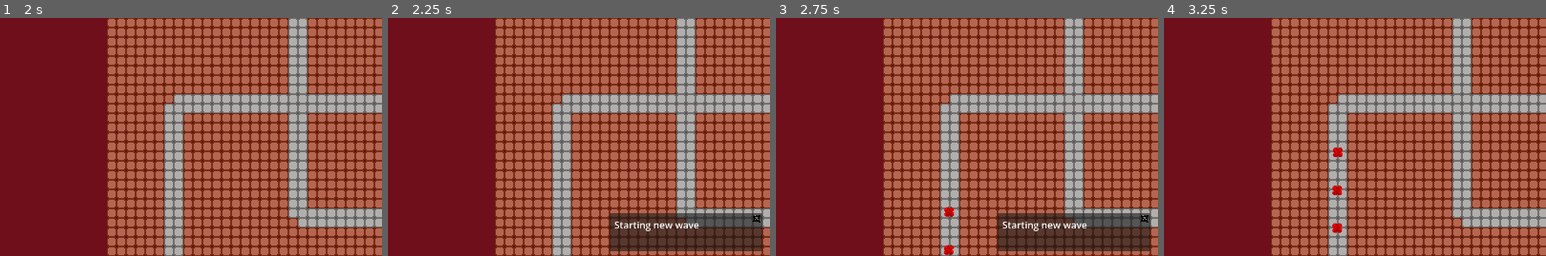
Above: before the commit, frames 1-4 (left to right).
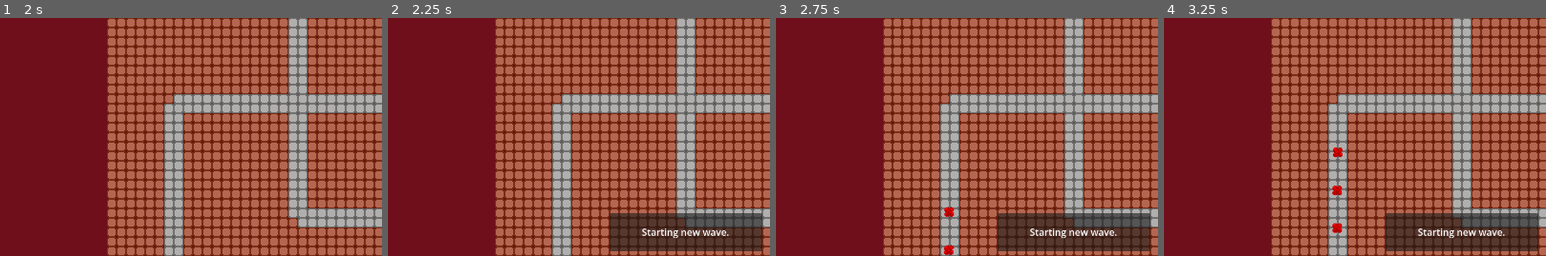
Above: after the commit, the same moments.

Repository: FrameXX/game-jam-02-2026
Game: Godot game, scene res://scenes/main_menu.tscn
Same seed, same stepped clock (60 frames per second), same inputs: the game is played once before the commit and once after it.
Inputs (mouse positions are % of the whole screen's width and height, from its top left):
- Up to frame 1 (2 s): click (24, 59) at 0.5 s; click "LEVEL 2" at 1.25 s
- Up to frame 2 (2.25 s): click "Start" at 2 s
- Up to frame 3 (2.75 s): no input
- Up to frame 4 (3.25 s): click (58, 92) at 2.77 s
The pictures show only the part of the screen within x 11-61%, y 50-100%; the shares and areas given below are measured in that part.

Frame 1 is identical in both runs. In frame 2, 0.8% of the frame differs, in the area x 59-98%, y 82-93%; in frame 3, 0.8%; in frame 4, 6.4%, in the area x 58-98%, y 82-98%.

Commit message:
improve alert message

Diff:
--- a/scenes/hud.tscn
+++ b/scenes/hud.tscn
@@ -6,7 +6,6 @@
 [ext_resource type="Texture2D" uid="uid://dkb8u1iwcskbh" path="res://assets/hole.png" id="3_5ysmq"]
 [ext_resource type="Texture2D" uid="uid://v4hoc1oxqg63" path="res://assets/plasma_shell.png" id="4_6fi6k"]
 [ext_resource type="Script" uid="uid://cvseh6wf04bii" path="res://scripts/hole_button.gd" id="5_5pdws"]
-[ext_resource type="Texture2D" uid="uid://ej3wua1cthrx" path="res://assets/cross_button.png" id="6_047uy"]
 [ext_resource type="Script" uid="uid://bash8iqglmmfh" path="res://scripts/plasma_shell_button.gd" id="7_hd3ao"]
 
 [sub_resource type="GDScript" id="GDScript_5ysmq"]
@@ -22,12 +21,6 @@
 func _process(delta: float) -> void:
 	pass
 "
-
-[sub_resource type="StyleBoxEmpty" id="StyleBoxEmpty_047uy"]
-
-[sub_resource type="StyleBoxEmpty" id="StyleBoxEmpty_5pdws"]
-
-[sub_resource type="StyleBoxEmpty" id="StyleBoxEmpty_hd3ao"]
 
 [node name="Node2D" type="Node2D" unique_id=693319808]
 
@@ -177,40 +170,13 @@
 offset_bottom = -8.0
 grow_horizontal = 2
 grow_vertical = 2
+text = "Text"
+horizontal_alignment = 1
+vertical_alignment = 1
 metadata/_edit_use_anchors_ = true
-
-[node name="CrossDialogueButton" type="Button" parent="CanvasLayer/Control/Panel" unique_id=163734659]
-layout_mode = 1
-anchors_preset = -1
-anchor_left = 1.0
-anchor_right = 1.0
-offset_left = -32.0
-offset_right = -16.0
-offset_bottom = 16.0
-grow_horizontal = 0
-theme_override_styles/normal = SubResource("StyleBoxEmpty_047uy")
-theme_override_styles/pressed = SubResource("StyleBoxEmpty_5pdws")
-theme_override_styles/hover = SubResource("StyleBoxEmpty_hd3ao")
-metadata/_edit_use_anchors_ = true
-
-[node name="TextureRect" type="TextureRect" parent="CanvasLayer/Control/Panel/CrossDialogueButton" unique_id=381637376]
-layout_mode = 1
-anchors_preset = 15
-anchor_right = 1.0
-anchor_bottom = 1.0
-offset_left = 14.0
-offset_top = 1.0
-offset_right = 14.0
-offset_bottom = 1.0
-grow_horizontal = 2
-grow_vertical = 2
-texture = ExtResource("6_047uy")
-expand_mode = 2
-stretch_mode = 6
 
 [connection signal="pressed" from="CanvasLayer/Control/Main/MarginContainer/HBoxContainer/Start" to="CanvasLayer/Control/Main" method="_on_start_pressed"]
 [connection signal="pressed" from="CanvasLayer/Control/Main/MarginContainer/HBoxContainer/Build" to="CanvasLayer/Control/Building" method="_on_build_pressed"]
 [connection signal="pressed" from="CanvasLayer/Control/Building/Button" to="CanvasLayer/Control/Main" method="_on_button_pressed_plus_10"]
 [connection signal="pressed" from="CanvasLayer/Control/Building/MarginContainer/HBoxContainer/Hole" to="CanvasLayer/Control/Building/MarginContainer/HBoxContainer/Hole" method="_on_pressed"]
 [connection signal="pressed" from="CanvasLayer/Control/Building/MarginContainer/HBoxContainer/PlasmaShell" to="CanvasLayer/Control/Building/MarginContainer/HBoxContainer/PlasmaShell" method="_on_pressed"]
-[connection signal="pressed" from="CanvasLayer/Control/Panel/CrossDialogueButton" to="CanvasLayer" method="_on_cross_dialogue_button_pressed"]
--- a/scripts/HUD_controller.gd
+++ b/scripts/HUD_controller.gd
@@ -9,9 +9,11 @@
 	panel.visible = false
 
 func show_dialog(text: String):
-	print("debug")
+	print("Showing dialog:", text)
 	label.text = text
 	panel.visible = true
+	await get_tree().create_timer(3.0).timeout
+	panel.visible = false
 
 func _on_cross_dialogue_button_pressed() -> void:
 	panel.visible = false
--- a/scripts/basic_enemy_path_follow.gd
+++ b/scripts/basic_enemy_path_follow.gd
@@ -67,7 +67,7 @@
 
 func reached_end():
 	print("U ded")
-	$"../../../../HUD/CanvasLayer".show_dialog("U ded\nReturning to level selector")
+	$"../../../../HUD/CanvasLayer".show_dialog("FEL was destroyed! :(\nReturning to level selector.")
 	await get_tree().create_timer(2.0).timeout
 	Global.base_health -= 10
 	get_tree().change_scene_to_file("res://scenes/level_menu.tscn")
--- a/scripts/game.gd
+++ b/scripts/game.gd
@@ -46,5 +46,5 @@
 
 func _on_hud_start_wave():
 	$BuildingManager.set_build_mode(false) # Lock building
-	$HUD/CanvasLayer.show_dialog("Starting new wave")
+	$HUD/CanvasLayer.show_dialog("Starting new wave.")
 	$WaveManager.start_wave($WaveManager.current_wave_index)
Not shown, added: assets/sounds/laser.mp3.import
Not shown, added: assets/sounds/laser.mp3
